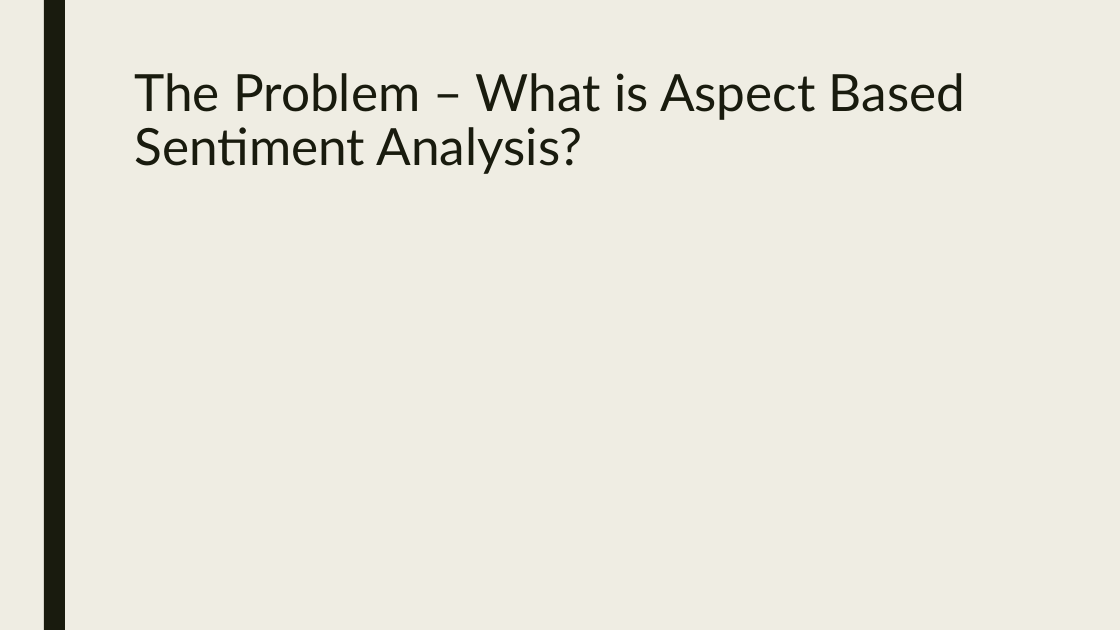
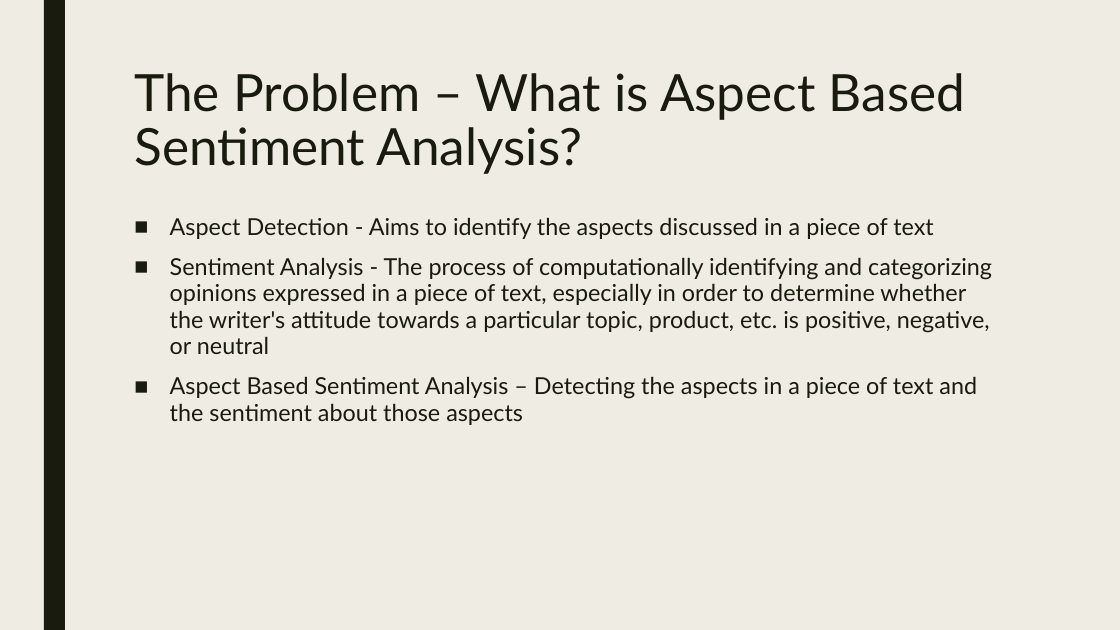
Before and after one commit to walker76-school/sentiment-analysis, a slide deck: slide 2 of presentation.pptx. Drawn at 1120x630 pixels with LibreOffice and Linux fonts; fonts in the diff are those of the drawing. Boxes give left, top, right and bottom in pixels: in the first picture for what was removed or moved away, otherwise in the second. Text is boxed around its words. In the diff, an @@ line names an element or a change of style, - is before the commit and + after.

```diff
--- a/presentation.pptx
+++ b/presentation.pptx
@@ text added at (x1=170, y1=217, x2=992, y2=425), 20 pt, text #191B0E @@
+■ Aspect Detection - Aims to identify the aspects discussed in a piece of text
+■ Sentiment Analysis - The process of computationally identifying and categorizing opinions expressed in a piece of text, especially in order to determine whether the writer's attitude towards a particular topic, product, etc. is positive, negative, or neutral
+■ Aspect Based Sentiment Analysis – Detecting the aspects in a piece of text and the sentiment about those aspects
```
Also in this commit, not shown: 4 other slides changed.
